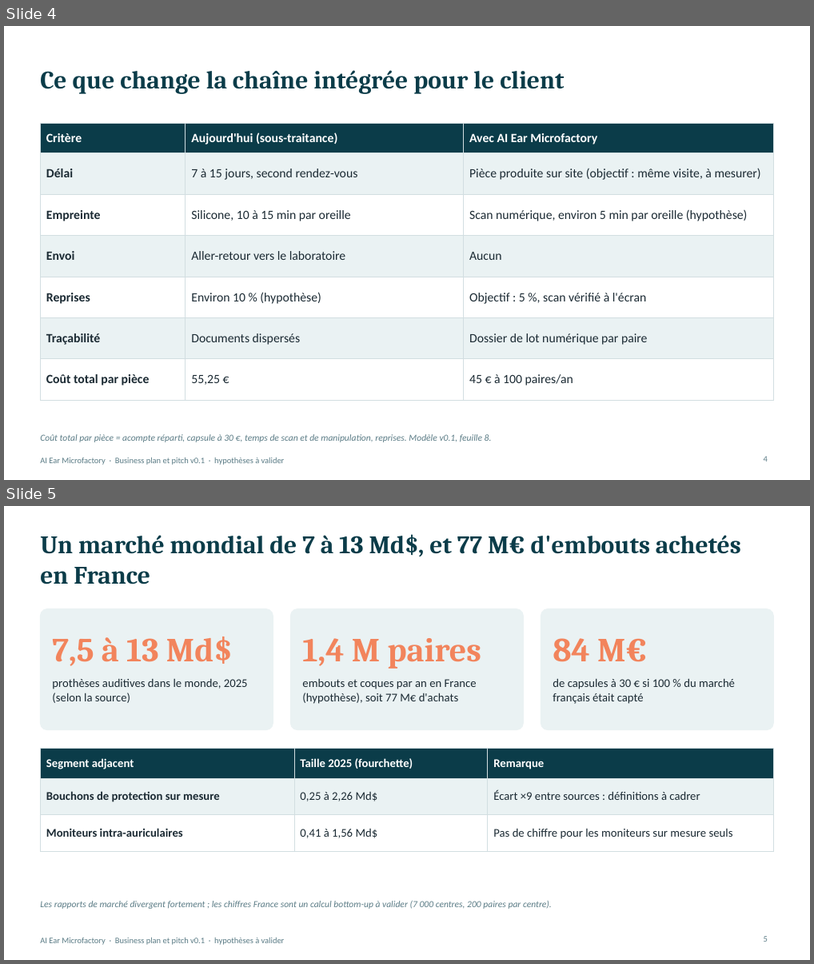
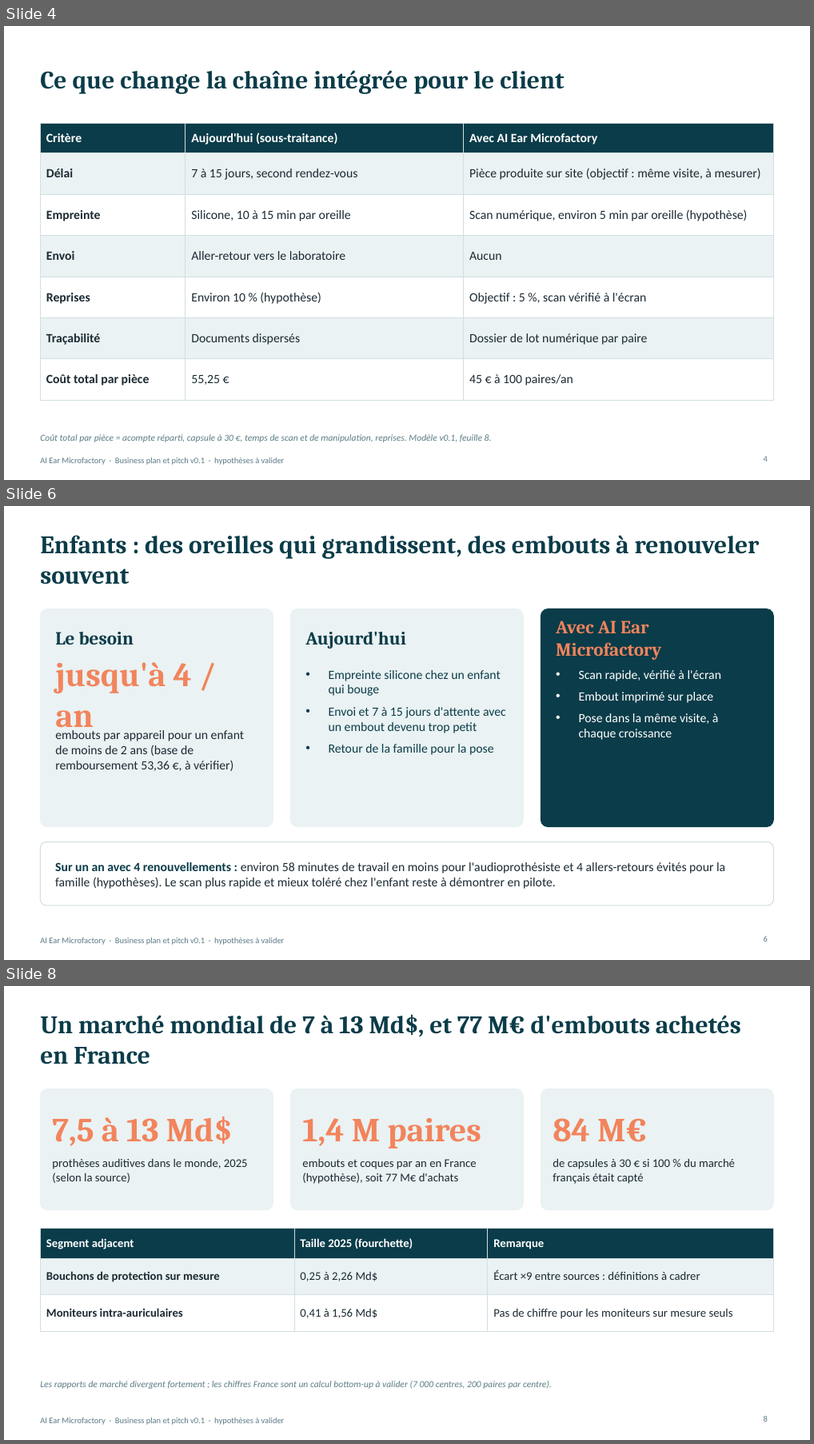
Before and after one commit to kreuille/Symphony_reborn, a slide deck: business/AI_Ear_Microfactory_Pitch_FR.pptx. Shown one above the other, each under a label of ours: slides 4 and 5 before the commit, slides 4, 6 and 8 after it; the slides between them are not shown. The pictures are 814x964 and 814x1444 pixels, drawn with LibreOffice and Linux fonts; fonts in the diff are those of the drawing. Boxes give left, top, right and bottom in pixels: in the first picture for what was removed or moved away, otherwise in the second. Text is boxed around its words. In the diff, an @@ line names an element or a change of style, - is before the commit and + after.

```diff
--- a/business/AI_Ear_Microfactory_Pitch_FR.pptx
+++ b/business/AI_Ear_Microfactory_Pitch_FR.pptx
@@ slide 6 added at bbox=[4, 506, 810, 960], background #FFFFFF; not listed: 1 template element that a slide beside it also shows @@
@@ title added at bbox=[40, 535, 760, 584], 30 pt, text #0B3C49, bold @@
+Enfants : des oreilles qui grandissent, des embouts à renouveler souvent
@@ rounded rectangle added at bbox=[40, 609, 274, 827], fill #EAF2F3, outline #EAF2F3 1 pt @@
@@ rounded rectangle added at bbox=[290, 609, 524, 827], fill #EAF2F3, outline #EAF2F3 1 pt @@
@@ rounded rectangle added at bbox=[541, 609, 774, 827], fill #0B3C49, outline #0B3C49 1 pt @@
@@ text added at bbox=[556, 620, 662, 660], 22 pt, text #F2845C, bold @@
+Avec AI Ear Microfactory
@@ text added at bbox=[55, 632, 134, 644], 22 pt, text #0B3C49, bold @@
+Le besoin
@@ text added at bbox=[306, 632, 406, 648], 22 pt, text #0B3C49, bold @@
+Aujourd'hui
@@ text added at bbox=[55, 662, 192, 735], 40 pt, text #F2845C, bold @@
+jusqu'à 4 / an
@@ text added at bbox=[329, 670, 506, 755], 15 pt, text #0B3C49 @@
+• Empreinte silicone chez un enfant qui bouge
+• Envoi et 7 à 15 jours d'attente avec un embout devenu trop petit
+• Retour de la famille pour la pose
@@ text added at bbox=[579, 670, 722, 740], 15 pt, text #FFFFFF @@
+• Scan rapide, vérifié à l'écran
+• Embout imprimé sur place
+• Pose dans la même visite, à chaque croissance
@@ text added at bbox=[55, 730, 244, 771], 15 pt, text #1B2A33 @@
+embouts par appareil pour un enfant de moins de 2 ans (base de remboursement 53,36 €, à vérifier)
@@ rounded rectangle added at bbox=[40, 842, 774, 905], fill #FFFFFF, outline #D2DEE1 1 pt @@
@@ text added at bbox=[55, 862, 726, 888], 15 pt, text #1B2A33 @@
+Sur un an avec 4 renouvellements : environ 58 minutes de travail en moins pour l'audioprothésiste et 4 allers-retours évités pour la famille (hypothèses). Le scan plus rapide et mieux toléré chez l'enfant reste à démontrer en pilote.
@@ page number added at bbox=[764, 936, 768, 941], 10 pt, text #5B7C86 @@
+6
@@ what was slide 5 is now slide 8 @@
@@ page number at bbox=[764, 1416, 768, 1421]: text changed @@
-5
+8
```
Also in this commit, not shown: 4 slides changed, 2 other slides added, 2 other files.
